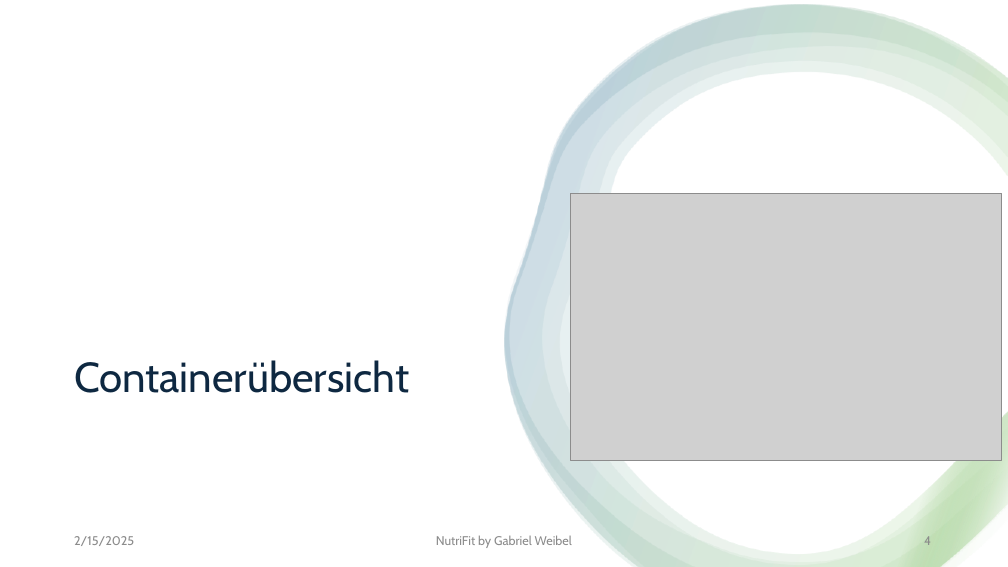
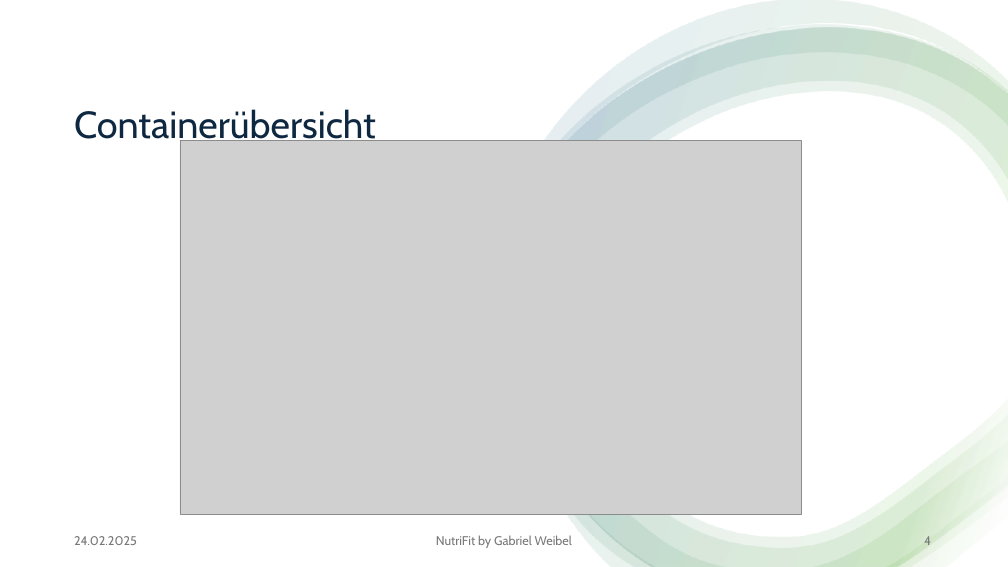
Before and after one commit to gaweCodes/NutriFit, a slide deck: slide 4 of docs/Vorstellung_NutriFit.pptx. Drawn at 1008x567 pixels with LibreOffice and Linux fonts; fonts in the diff are those of the drawing; grey boxes stand for pictures. Boxes give left, top, right and bottom in pixels: in the first picture for what was removed or moved away, otherwise in the second. Text is boxed around its words. In the diff, an @@ line names an element or a change of style, - is before the commit and + after.

Commit message:
updated presentation

```diff
--- a/docs/Vorstellung_NutriFit.pptx
+++ b/docs/Vorstellung_NutriFit.pptx
@@ freeform shape: place and size @@
-freeform shape at bbox=[504, 5, 1008, 567]
+freeform shape at bbox=[481, 0, 1008, 567]
@@ freeform shape: place and size @@
-freeform shape at bbox=[504, 5, 1008, 567]
+freeform shape at bbox=[485, 24, 1008, 567]
@@ freeform shape: place and size @@
-freeform shape at bbox=[504, 5, 1008, 567]
+freeform shape at bbox=[485, 28, 1008, 567]
@@ freeform shape: place and size @@
-freeform shape at bbox=[504, 5, 1008, 567]
+freeform shape at bbox=[485, 28, 1008, 567]
@@ title "Containerübersicht": place and size @@
-title "Containerübersicht" at bbox=[74, 360, 409, 393]
+title "Containerübersicht" at bbox=[74, 109, 376, 147]
@@ title "Containerübersicht" at bbox=[74, 109, 376, 147]: size 40 to 36 pt; vertical alignment top to middle @@
@@ picture added at bbox=[180, 140, 802, 514] @@
@@ picture removed at bbox=[570, 194, 1002, 461] @@
@@ text at bbox=[74, 536, 137, 545]: text changed; text colour #8C8C8C to #797979 @@
-2/15/2025
+24.02.2025
@@ text "NutriFit by Gabriel Weibel" at bbox=[436, 535, 572, 548]: text colour #8C8C8C to #797979 @@
@@ page number at bbox=[924, 536, 931, 545]: text colour #8C8C8C to #797979 @@
```
Also in this commit, not shown: 7 other slides changed, 1 slide removed, 1 other file.
